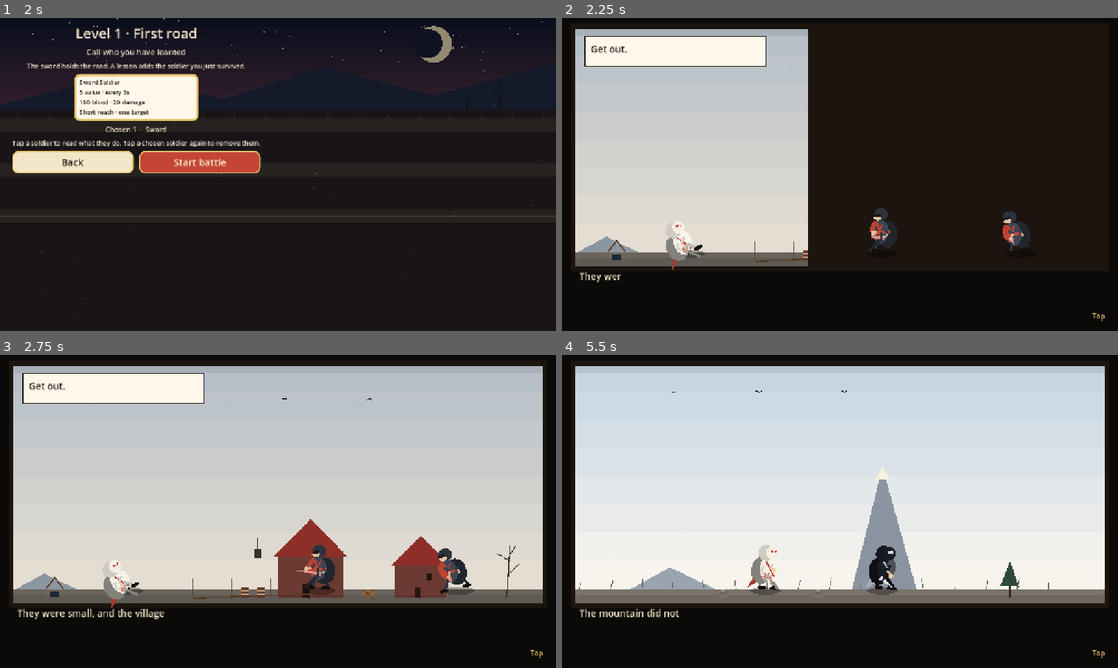
Above: before the commit, frames 1-4 (two rows, left to right).
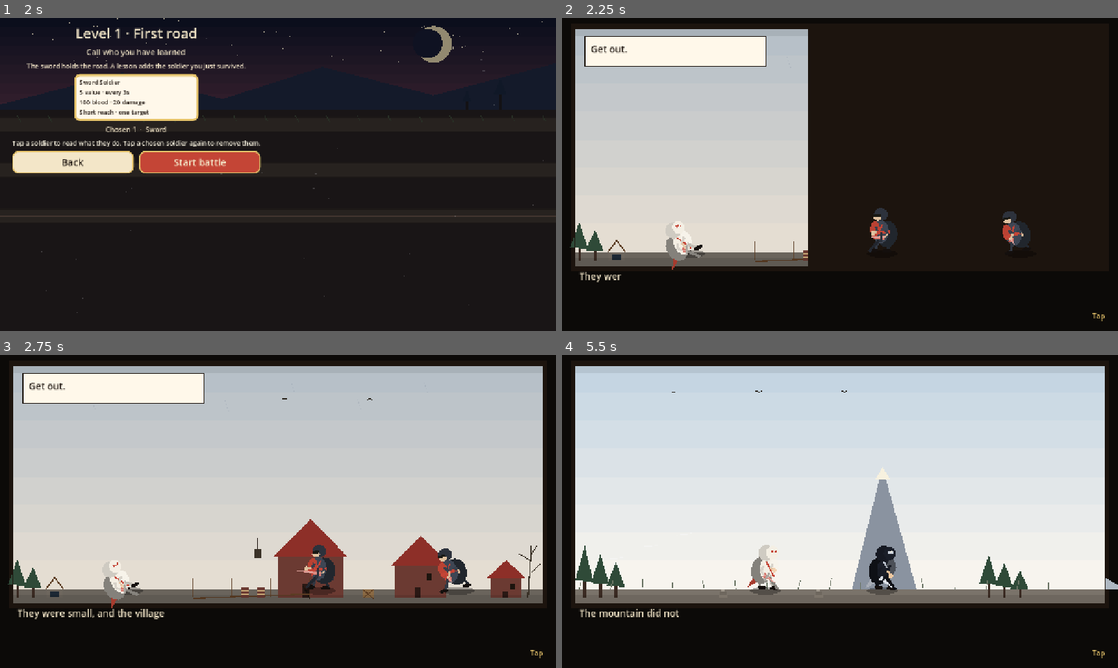
Above: after the commit, the same moments.

Repository: thomakhy025-code/n-vs-z
Game: Godot game, scene res://scenes/main.tscn
Same seed, same stepped clock (60 frames per second), same inputs: the game is played once before the commit and once after it.
Inputs (mouse positions are in pixels of both pictures, inside the frame that each line leads up to):
- Up to frame 1 (2 s): click "Play" at 0.5 s; click "1 First road Break their gate…" at 1.25 s
- Up to frame 2 (2.25 s): click "Start battle" at 2 s
- Up to frame 3 (2.75 s): no input
- Up to frame 4 (5.5 s): tap Enter at 2.75 s; move the mouse to (962, 495) at 2.77 s; hold D (move_right) 2.78-3.5 s; hold K (shoot) 2.78-3.5 s; click (962, 495) at 2.92 s; tap Space at 3.02, 3.32 s; drag from (728, 527) to (812, 574) at 3.52 s; move the mouse to (895, 442) at 4.27 s; hold D (move_right) 4.28-5 s; tap 2 (slot2) at 4.35 s; drag from (812, 574) to (673, 464) at 5.02 s

Frame 1 is identical in both runs. In frame 2, 0.5% of the frame differs, in the area x 1-14%, y 65-78%; in frame 3, 1.1%; in frame 4, 1.5%, in the area x 2-100%, y 60-78%.

Commit message:
Put trees, houses, hills, and the marks of a fight into each story page.
Co-authored-by: Cursor <cursoragent@cursor.com>

Diff:
--- a/scripts/manga.gd
+++ b/scripts/manga.gd
@@ -161,6 +161,7 @@
 
 func _place(rect: Rect2, place: String, time: float) -> void:
 	var ground_y := _ground_y(rect, place)
+	_far_land(rect, ground_y, place)
 	match place:
 		"village":
 			_scene_village(rect, ground_y, time)
@@ -238,6 +239,7 @@
 	_peak(rect, ground_y, 0.22, 240.0)
 	_peak(rect, ground_y, 0.7, 280.0)
 	_steps(rect, ground_y)
+	_grove(rect.position + Vector2(rect.size.x * 0.72, ground_y), 4, 110.0)
 	_pine(rect.position + Vector2(rect.size.x * 0.86, ground_y), 78.0)
 	var bank := ground_y - 170.0 + sin(time * 0.3) * 6.0
 	draw_rect(Rect2(rect.position.x, rect.position.y, rect.size.x, bank - rect.position.y), Color(0.97, 0.98, 0.98, 0.94))
@@ -256,9 +258,10 @@
 	for i in 6:
 		var y := ground_y - 8.0 - float(5 - i) * 16.0
 		draw_rect(Rect2(x + float(i) * 48.0, y, 40.0, 6.0), Color("7a7268"))
-	var far := rect.position + Vector2(rect.size.x * 0.82, ground_y - 18.0)
-	draw_circle(far, 10.0, Color(0.95, 0.72, 0.35, 0.45))
-	_far_village(far + Vector2(-20.0, 8.0))
+	var far := rect.position + Vector2(rect.size.x * 0.7, ground_y - 6.0)
+	draw_circle(far + Vector2(40.0, -24.0), 14.0, Color(0.95, 0.72, 0.35, 0.4))
+	_hamlet(far)
+	_grove(rect.position + Vector2(rect.size.x * 0.48, ground_y), 3, 86.0)
 
 
 func _scene_mountain(rect: Rect2, ground_y: float, time: float) -> void:
@@ -282,6 +285,8 @@
 	_sky(rect, ground_y, Color("e7eef2"), Color("f7f7f4"), Color("8a9188"))
 	_peak(rect, ground_y, 0.3, 260.0)
 	_peak(rect, ground_y, 0.62, 300.0)
+	_grove(rect.position + Vector2(rect.size.x * 0.08, ground_y), 3, 120.0)
+	_grove(rect.position + Vector2(rect.size.x * 0.78, ground_y), 3, 100.0)
 	for i in 4:
 		var y := ground_y - 20.0 - float(i) * 18.0
 		draw_line(Vector2(rect.position.x + 20.0, y), Vector2(rect.end.x - 40.0, y), Color(0.35, 0.32, 0.28, 0.22), 2.0)
@@ -530,21 +535,66 @@
 	_dust(rect, ground_y, time)
 
 
+func _far_land(rect: Rect2, ground_y: float, place: String) -> void:
+	match place:
+		"village":
+			_hill(rect, ground_y, 0.16, 90.0, Color("9aa3ab"))
+			_hill(rect, ground_y, 0.84, 120.0, Color("8e98a2"))
+		"climb", "mountain", "mist":
+			_hill(rect, ground_y, 0.4, 150.0, Color("b7c2cc"))
+			_hill(rect, ground_y, 0.9, 110.0, Color("aeb8c2"))
+		"descent", "low", "quiet":
+			_hill(rect, ground_y, 0.22, 100.0, Color("c5d0b4"))
+			_hill(rect, ground_y, 0.78, 130.0, Color("b7c4a4"))
+		"lone":
+			_hill(rect, ground_y, 0.7, 70.0, Color("7a756c"))
+		"camp", "depart", "banners":
+			_hill(rect, ground_y, 0.35, 120.0, Color("c4a48c"))
+			_hill(rect, ground_y, 0.88, 90.0, Color("b8947c"))
+		"council":
+			_hill(rect, ground_y, 0.28, 110.0, Color("3a3040"))
+			_hill(rect, ground_y, 0.7, 80.0, Color("4a3840"))
+		"night", "vow":
+			_hill(rect, ground_y, 0.32, 160.0, Color("141824"))
+			_hill(rect, ground_y, 0.62, 200.0, Color("10141c"))
+		"omen":
+			_hill(rect, ground_y, 0.7, 180.0, Color("1a1014"))
+			_hill(rect, ground_y, 0.9, 120.0, Color("241418"))
+		"stone", "ash":
+			_hill(rect, ground_y, 0.2, 80.0, Color("8a8e88"))
+			_hill(rect, ground_y, 0.85, 100.0, Color("7c807a"))
+		"bury":
+			_hill(rect, ground_y, 0.3, 90.0, Color("8a7e68"))
+			_hill(rect, ground_y, 0.92, 70.0, Color("7a705c"))
+		"road":
+			_hill(rect, ground_y, 0.18, 100.0, Color("b7a898"))
+			_hill(rect, ground_y, 0.55, 70.0, Color("a89888"))
+		"between":
+			_hill(rect, ground_y, 0.16, 140.0, Color("241820"))
+			_hill(rect, ground_y, 0.86, 110.0, Color("a87868"))
+		"war":
+			_hill(rect, ground_y, 0.2, 90.0, Color("4a4040"))
+			_hill(rect, ground_y, 0.8, 80.0, Color("6a5048"))
+		"cliff":
+			_hill(rect, ground_y, 0.16, 80.0, Color("d5deea"))
+			_hill(rect, ground_y, 0.4, 60.0, Color("c9d4e4"))
+
+
 func _dress(rect: Rect2, ground_y: float, place: String, time: float) -> void:
 	match place:
 		"village":
-			_ridge(rect, ground_y, 0.06, 64.0, Color("8b969f"))
 			_well(rect.position + Vector2(rect.size.x * 0.08, ground_y))
+			_house(rect.position + Vector2(rect.size.x * 0.9, ground_y), 72.0, false)
+			_grove(rect.position + Vector2(rect.size.x * 0.01, ground_y), 2, 90.0)
 			_barrel(rect.position + Vector2(rect.size.x * 0.43, ground_y))
 			_barrel(rect.position + Vector2(rect.size.x * 0.46, ground_y))
 			_crate(rect.position + Vector2(rect.size.x * 0.66, ground_y))
-			_bare(rect.position + Vector2(rect.size.x * 0.93, ground_y), 120.0)
+			_bare(rect.position + Vector2(rect.size.x * 0.97, ground_y), 120.0)
 			_birds(rect, time, rect.position.y + 78.0, 4, Color("2a241c"))
 		"climb":
 			_rock(rect.position + Vector2(rect.size.x * 0.16, ground_y), 16.0)
 			_rock(rect.position + Vector2(rect.size.x * 0.58, ground_y), 12.0)
 			_stake(rect.position + Vector2(rect.size.x * 0.74, ground_y))
-			_pine(rect.position + Vector2(rect.size.x * 0.04, ground_y), 96.0)
 			_birds(rect, time, ground_y - 150.0, 3, Color("3a4450"))
 		"descent":
 			_pine(rect.position + Vector2(rect.size.x * 0.28, ground_y), 70.0)
@@ -552,38 +602,39 @@
 			_birds(rect, time, rect.position.y + 90.0, 3, Color("3a3228"))
 			_far_village(rect.position + Vector2(rect.size.x * 0.74, ground_y - 8.0))
 		"mountain":
-			_ridge(rect, ground_y, 0.18, 90.0, Color("9aa3ae"))
+			_grove(rect.position + Vector2(rect.size.x * 0.02, ground_y), 3, 120.0)
+			_grove(rect.position + Vector2(rect.size.x * 0.78, ground_y), 3, 100.0)
 			_cairn(rect.position + Vector2(rect.size.x * 0.46, ground_y))
-			_pine(rect.position + Vector2(rect.size.x * 0.82, ground_y), 86.0)
 			_tufts(rect, ground_y, time, Color("6a7464"))
 			_birds(rect, time, rect.position.y + 64.0, 3, Color("2a241c"))
 		"quiet":
-			_bush(rect.position + Vector2(rect.size.x * 0.12, ground_y))
-			_bush(rect.position + Vector2(rect.size.x * 0.88, ground_y))
-			_house(rect.position + Vector2(rect.size.x * 0.9, ground_y), 48.0, false)
+			_grove(rect.position + Vector2(rect.size.x * 0.02, ground_y), 4, 130.0)
+			_house(rect.position + Vector2(rect.size.x * 0.82, ground_y), 80.0, true)
+			_bush(rect.position + Vector2(rect.size.x * 0.74, ground_y))
 			_cloud_at(rect.position + Vector2(rect.size.x * 0.48, rect.position.y + 70.0), time)
 			_birds(rect, time, rect.position.y + 110.0, 4, Color("3a3228"))
 			_tufts(rect, ground_y, time, Color("3f5a3a"))
 		"mist":
 			_rock(rect.position + Vector2(rect.size.x * 0.16, ground_y), 18.0)
 			_cairn(rect.position + Vector2(rect.size.x * 0.82, ground_y))
-			_stake(rect.position + Vector2(rect.size.x * 0.9, ground_y))
+			_fallen(rect.position + Vector2(rect.size.x * 0.9, ground_y), true)
 		"stone":
 			_rock(rect.position + Vector2(rect.size.x * 0.16, ground_y), 22.0)
-			_rock(rect.position + Vector2(rect.size.x * 0.28, ground_y), 14.0)
 			_rock(rect.position + Vector2(rect.size.x * 0.84, ground_y), 18.0)
 			_bare(rect.position + Vector2(rect.size.x * 0.08, ground_y), 80.0)
-			_tufts(rect, ground_y, time, Color("5c6158"))
+			_blood(rect.position + Vector2(rect.size.x * 0.46, ground_y), 28.0)
+			_fallen(rect.position + Vector2(rect.size.x * 0.9, ground_y), true)
 		"lone":
-			_ridge(rect, ground_y, 0.78, 48.0, Color("6a645c"))
-			_bare(rect.position + Vector2(rect.size.x * 0.86, ground_y), 100.0)
+			_bare(rect.position + Vector2(rect.size.x * 0.86, ground_y), 130.0)
+			_pine(rect.position + Vector2(rect.size.x * 0.94, ground_y), 70.0)
 			_pot(rect.position + Vector2(rect.size.x * 0.18, ground_y))
 			_rock(rect.position + Vector2(rect.size.x * 0.62, ground_y), 12.0)
 		"camp":
+			_tent(rect.position + Vector2(rect.size.x * 0.94, ground_y))
+			_grove(rect.position + Vector2(rect.size.x * 0.0, ground_y), 2, 100.0)
 			_log(rect.position + Vector2(rect.size.x * 0.56, ground_y))
 			_pot(rect.position + Vector2(rect.size.x * 0.64, ground_y))
 			_stake(rect.position + Vector2(rect.size.x * 0.78, ground_y))
-			_crate(rect.position + Vector2(rect.size.x * 0.28, ground_y))
 			_cloud_at(rect.position + Vector2(rect.size.x * 0.4, rect.position.y + 56.0), time)
 		"council":
 			_tent(rect.position + Vector2(rect.size.x * 0.16, ground_y))
@@ -598,75 +649,69 @@
 			_birds(rect, time, rect.position.y + 80.0, 3, Color("3a3228"))
 			_tufts(rect, ground_y, time, Color("6a745c"))
 		"night":
-			_pine(rect.position + Vector2(rect.size.x * 0.28, ground_y), 90.0)
-			_rock(rect.position + Vector2(rect.size.x * 0.4, ground_y), 14.0)
-			_cart(rect.position + Vector2(rect.size.x * 0.68, ground_y), true)
-			for eye_i in 3:
-				var eye := rect.position + Vector2(rect.size.x * (0.5 + float(eye_i) * 0.08), ground_y - 36.0 - float(eye_i) * 10.0)
-				draw_circle(eye, 2.2, Color("c44536"))
+			_grove(rect.position + Vector2(rect.size.x * 0.18, ground_y), 3, 130.0)
+			_blood(rect.position + Vector2(rect.size.x * 0.36, ground_y), 36.0)
+			_fallen(rect.position + Vector2(rect.size.x * 0.34, ground_y), true)
+			_cart(rect.position + Vector2(rect.size.x * 0.46, ground_y), true)
 		"vow":
 			_stars(rect, time)
+			_grove(rect.position + Vector2(rect.size.x * 0.02, ground_y), 2, 90.0)
 			_cairn(rect.position + Vector2(rect.size.x * 0.24, ground_y))
 			_cairn(rect.position + Vector2(rect.size.x * 0.58, ground_y))
 			_stake(rect.position + Vector2(rect.size.x * 0.22, ground_y))
 		"omen":
 			_bare(rect.position + Vector2(rect.size.x * 0.62, ground_y), 130.0)
 			_bare(rect.position + Vector2(rect.size.x * 0.9, ground_y), 90.0)
-			_rock(rect.position + Vector2(rect.size.x * 0.16, ground_y), 16.0)
+			_blood(rect.position + Vector2(rect.size.x * 0.5, ground_y), 40.0)
+			_fallen(rect.position + Vector2(rect.size.x * 0.48, ground_y), true)
 		"banners":
-			_ridge(rect, ground_y, 0.2, 40.0, Color("a07858"))
+			_tent(rect.position + Vector2(rect.size.x * 0.08, ground_y))
+			_grove(rect.position + Vector2(rect.size.x * 0.9, ground_y), 2, 80.0)
 			_dust(rect, ground_y, time + 1.2)
-			_stake(rect.position + Vector2(rect.size.x * 0.08, ground_y))
 			_stake(rect.position + Vector2(rect.size.x * 0.94, ground_y))
 		"ash":
+			_bare(rect.position + Vector2(rect.size.x * 0.08, ground_y), 90.0)
 			_bare(rect.position + Vector2(rect.size.x * 0.72, ground_y), 70.0)
-			_wheel(rect.position + Vector2(rect.size.x * 0.84, ground_y))
+			_blood(rect.position + Vector2(rect.size.x * 0.4, ground_y), 30.0)
+			_fallen(rect.position + Vector2(rect.size.x * 0.82, ground_y), true)
 			_cart(rect.position + Vector2(rect.size.x * 0.18, ground_y), true)
-			_rock(rect.position + Vector2(rect.size.x * 0.5, ground_y), 10.0)
 		"low":
+			_grove(rect.position + Vector2(rect.size.x * 0.04, ground_y - 110.0), 4, 70.0)
+			_house(rect.position + Vector2(rect.size.x * 0.4, ground_y - 110.0), 48.0, false)
 			_fence(rect.position + Vector2(rect.size.x * 0.78, ground_y - 110.0), 90.0)
-			_log(rect.position + Vector2(rect.size.x * 0.58, ground_y - 110.0))
-			_crate(rect.position + Vector2(rect.size.x * 0.8, ground_y - 108.0))
-			_bush(rect.position + Vector2(rect.size.x * 0.2, ground_y))
 			_birds(rect, time, rect.position.y + 70.0, 3, Color("3a3228"))
 		"bury":
-			_bare(rect.position + Vector2(rect.size.x * 0.28, ground_y), 110.0)
-			_bush(rect.position + Vector2(rect.size.x * 0.4, ground_y))
+			_house(rect.position + Vector2(rect.size.x * 0.18, ground_y), 64.0, false)
+			_bare(rect.position + Vector2(rect.size.x * 0.3, ground_y), 120.0)
+			_blood(rect.position + Vector2(rect.size.x * 0.55, ground_y), 22.0)
+			_fallen(rect.position + Vector2(rect.size.x * 0.9, ground_y), true)
 			_tufts(rect, ground_y, time, Color("5c5840"))
-			for flower_i in 4:
-				var flower_x := rect.position.x + rect.size.x * (0.5 + float(flower_i) * 0.1)
-				draw_circle(Vector2(flower_x, ground_y - 28.0), 3.0, Color("8d5a4a"))
 		"between":
-			_pine(rect.position + Vector2(rect.size.x * 0.06, ground_y), 140.0)
-			_pine(rect.position + Vector2(rect.size.x * 0.2, ground_y), 100.0)
+			_grove(rect.position + Vector2(rect.size.x * 0.0, ground_y), 3, 140.0)
+			_tent(rect.position + Vector2(rect.size.x * 0.92, ground_y))
 			_banner(rect.position + Vector2(rect.size.x * 0.74, ground_y), Color("8d2f28"), time + 0.6)
-			_stake(rect.position + Vector2(rect.size.x * 0.94, ground_y))
-			_rock(rect.position + Vector2(rect.size.x * 0.3, ground_y), 12.0)
+			_blood(rect.position + Vector2(rect.size.x * 0.36, ground_y), 26.0)
+			_fallen(rect.position + Vector2(rect.size.x * 0.34, ground_y), true)
 		"cliff":
-			_bush(rect.position + Vector2(rect.size.x * 0.08, ground_y))
-			_rock(rect.position + Vector2(rect.size.x * 0.18, ground_y), 14.0)
+			_grove(rect.position + Vector2(rect.size.x * 0.02, ground_y), 2, 90.0)
 			_tufts(rect, ground_y, time, Color("6a7460"), 0.5)
 			_birds(rect, time, rect.position.y + 80.0, 4, Color("3a4450"))
-			var drop_x := rect.position.x + rect.size.x * 0.58
-			var valley_y := ground_y + 64.0
-			_bush(Vector2(drop_x + 80.0, valley_y + 20.0))
-			_far_village(Vector2(drop_x + rect.size.x * 0.28, valley_y + 24.0))
+			_hamlet(rect.position + Vector2(rect.size.x * 0.7, ground_y + 96.0))
+			_grove(rect.position + Vector2(rect.size.x * 0.62, ground_y + 90.0), 2, 48.0)
 		"war":
 			_banner(rect.position + Vector2(rect.size.x * 0.28, ground_y), Color("1c140e"), time + 0.8)
 			_banner(rect.position + Vector2(rect.size.x * 0.72, ground_y), Color("c44536"), time + 1.1)
-			_stake(rect.position + Vector2(rect.size.x * 0.16, ground_y))
-			_stake(rect.position + Vector2(rect.size.x * 0.84, ground_y))
-			_wheel(rect.position + Vector2(rect.size.x * 0.46, ground_y))
-			_rock(rect.position + Vector2(rect.size.x * 0.58, ground_y), 10.0)
+			_blood(rect.position + Vector2(rect.size.x * 0.48, ground_y), 46.0)
+			_blood(rect.position + Vector2(rect.size.x * 0.14, ground_y), 24.0)
+			_fallen(rect.position + Vector2(rect.size.x * 0.46, ground_y), true)
+			_fallen(rect.position + Vector2(rect.size.x * 0.08, ground_y), false)
+			_bare(rect.position + Vector2(rect.size.x * 0.96, ground_y), 80.0)
 		_:
-			_barrel(rect.position + Vector2(rect.size.x * 0.12, ground_y))
-			_cart(rect.position + Vector2(rect.size.x * 0.22, ground_y), true)
-			_rock(rect.position + Vector2(rect.size.x * 0.4, ground_y), 12.0)
-			_stake(rect.position + Vector2(rect.size.x * 0.55, ground_y))
+			_grove(rect.position + Vector2(rect.size.x * 0.0, ground_y), 2, 100.0)
+			_house(rect.position + Vector2(rect.size.x * 0.08, ground_y), 56.0, false)
+			_blood(rect.position + Vector2(rect.size.x * 0.4, ground_y), 28.0)
+			_fallen(rect.position + Vector2(rect.size.x * 0.12, ground_y), true)
 			_birds(rect, time, rect.position.y + 70.0, 3, Color("2a241c"))
-			for arrow_i in 4:
-				var arrow_x := rect.position.x + rect.size.x * (0.3 + float(arrow_i) * 0.12)
-				draw_line(Vector2(arrow_x, ground_y - 4.0), Vector2(arrow_x + 4.0, ground_y - 22.0), Color("5c4034"), 2.0)
 
 
 func _frame(rect: Rect2) -> void:
@@ -868,6 +913,59 @@
 		Vector2(x, ground_y - tall),
 		Vector2(x + 18.0, ground_y - tall + 28.0),
 	]), Color("f7f1df"))
+
+
+func _hill(rect: Rect2, ground_y: float, spot: float, tall: float, color: Color) -> void:
+	var x := rect.position.x + rect.size.x * spot
+	draw_colored_polygon(PackedVector2Array([
+		Vector2(x - tall * 1.7, ground_y),
+		Vector2(x - tall * 0.15, ground_y - tall),
+		Vector2(x + tall * 0.45, ground_y - tall * 0.62),
+		Vector2(x + tall * 1.5, ground_y),
+	]), color)
+
+
+func _grove(at: Vector2, count: int, tall: float) -> void:
+	for tree_i in count:
+		_pine(at + Vector2(float(tree_i) * 36.0, 0.0), tall - float(tree_i % 3) * 18.0)
+
+
+func _hamlet(at: Vector2) -> void:
+	_house(at, 56.0, false)
+	_house(at + Vector2(64.0, 6.0), 42.0, true)
+	_house(at + Vector2(112.0, 0.0), 36.0, false)
+	_pine(at + Vector2(-24.0, 4.0), 64.0)
+
+
+func _blood(at: Vector2, wide: float) -> void:
+	draw_colored_polygon(PackedVector2Array([
+		at + Vector2(-wide, 0.0),
+		at + Vector2(-wide * 0.25, -wide * 0.28),
+		at + Vector2(wide * 0.4, -wide * 0.12),
+		at + Vector2(wide, 0.0),
+	]), Color("7a2430"))
+	draw_circle(at + Vector2(wide * 0.15, -wide * 0.08), wide * 0.16, Color("8d2f28"))
+
+
+func _fallen(at: Vector2, horned: bool) -> void:
+	var body := Color("243028") if horned else Color("5c4034")
+	draw_colored_polygon(PackedVector2Array([
+		at + Vector2(-16.0, -1.0),
+		at + Vector2(-4.0, -9.0),
+		at + Vector2(36.0, -7.0),
+		at + Vector2(50.0, 0.0),
+	]), Color("6e2430"))
+	draw_colored_polygon(PackedVector2Array([
+		at + Vector2(-4.0, 0.0),
+		at + Vector2(10.0, -18.0),
+		at + Vector2(52.0, -15.0),
+		at + Vector2(62.0, -1.0),
+	]), body)
+	draw_circle(at + Vector2(-10.0, -12.0), 9.0, body)
+	draw_line(at + Vector2(22.0, -16.0), at + Vector2(8.0, -30.0), body, 4.0)
+	if horned:
+		draw_line(at + Vector2(-16.0, -18.0), at + Vector2(-22.0, -32.0), Color("c4b48a"), 3.0)
+		draw_line(at + Vector2(-4.0, -20.0), at + Vector2(4.0, -32.0), Color("c4b48a"), 3.0)
 
 
 func _ridge(rect: Rect2, ground_y: float, spot: float, tall: float, color: Color) -> void:
--- a/scripts/story.gd
+++ b/scripts/story.gd
@@ -4,7 +4,7 @@
 # A fresh roll each game would make these pages disagree with the fight, so the order is fixed.
 
 const CAMPAIGN := 2
-const VERSION := 3
+const VERSION := 4
 
 const LESSONS := {
 	1: "archer",
Not shown, changed: docs/index.pck
Not shown, added: docs/nvs-3100188.pck
